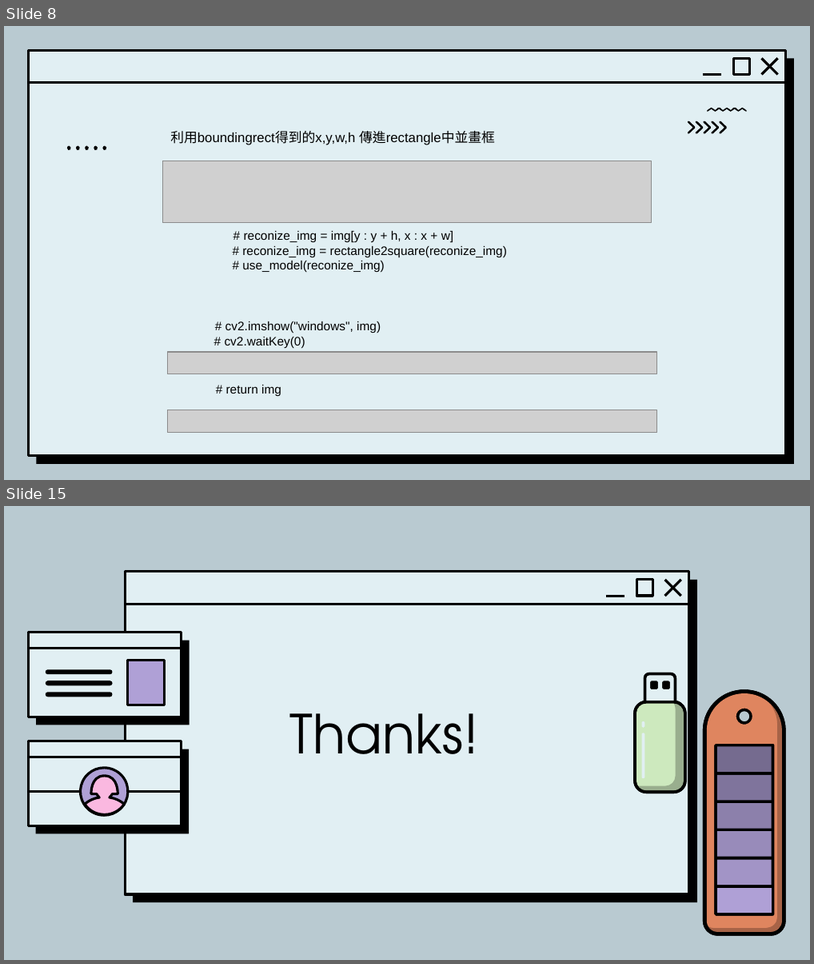
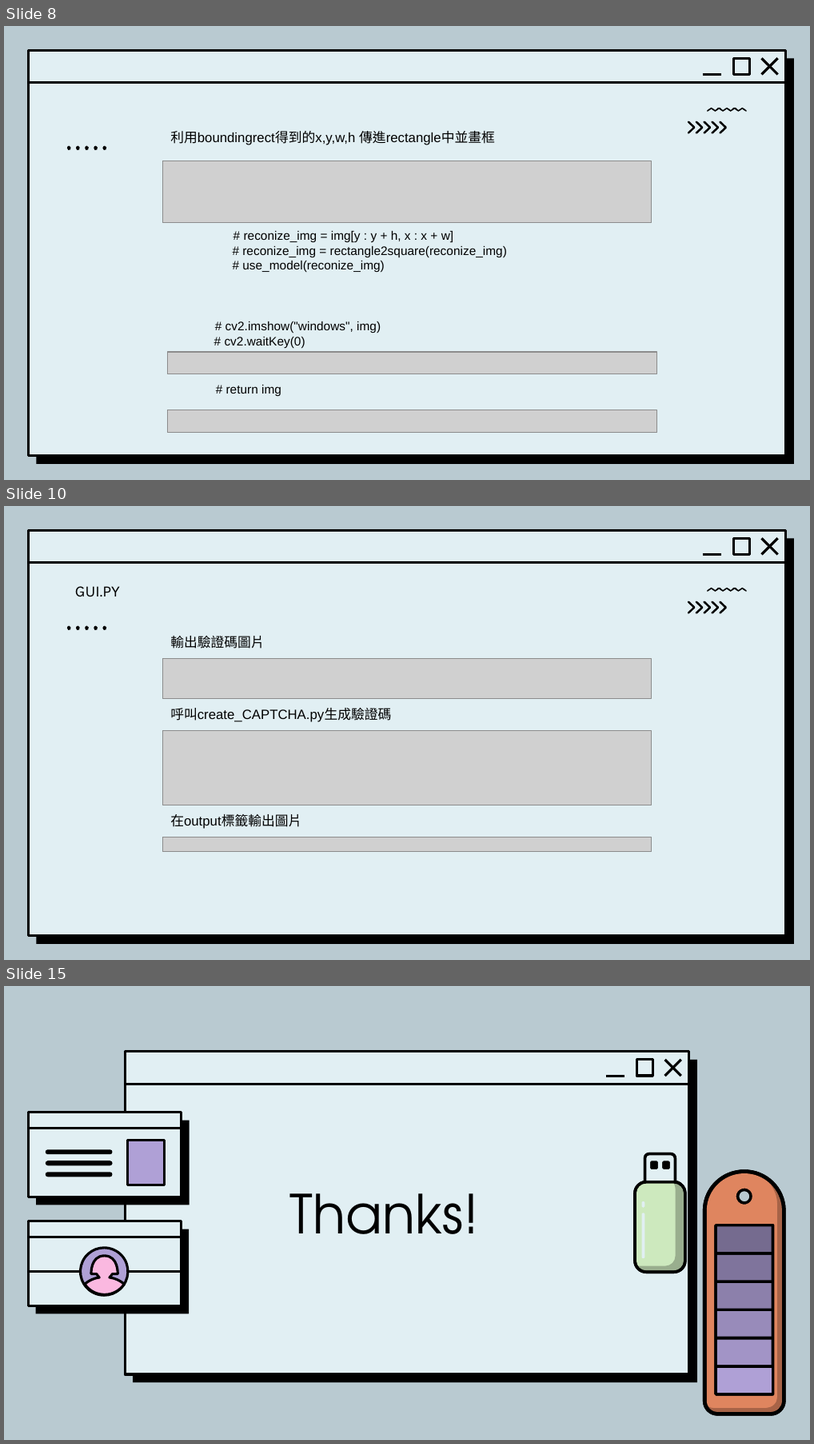
Before and after one commit to JFY1104/Multimedia_Project, a slide deck: 多媒體-驗證碼解析.pptx. Shown one above the other, each under a label of ours: slides 8 and 15 before the commit, slides 8, 10 and 15 after it; the slides between them are not shown. The pictures are 814x964 and 814x1444 pixels, drawn with LibreOffice and Linux fonts; fonts in the diff are those of the drawing; grey boxes stand for pictures; background and template pictures are left out. Boxes give left, top, right and bottom in pixels: in the first picture for what was removed or moved away, otherwise in the second. Text is boxed around its words. In the diff, an @@ line names an element or a change of style, - is before the commit and + after.

```diff
--- a/多媒體-驗證碼解析.pptx
+++ b/多媒體-驗證碼解析.pptx
@@ slide 10 added at (x1=4, y1=506, x2=810, y2=960), background #B9CAD1; not listed: 7 template elements that a slide beside it also shows @@
@@ text added at (x1=75, y1=586, x2=120, y2=597), 14 pt, text #000000 @@
+GUI.PY
@@ freeform shape added at (x1=687, y1=600, x2=727, y2=615), fill #000000 @@
@@ freeform shape added at (x1=707, y1=587, x2=747, y2=592), fill #000000 @@
@@ freeform shape added at (x1=67, y1=625, x2=107, y2=631), fill #000000 @@
@@ text added at (x1=170, y1=636, x2=264, y2=648), 12 pt, text #000000 @@
+輸出驗證碼圖片
@@ picture added at (x1=163, y1=659, x2=652, y2=699) @@
@@ text added at (x1=170, y1=708, x2=391, y2=722), 12 pt, text #000000 @@
+呼叫create_CAPTCHA.py生成驗證碼
@@ picture added at (x1=163, y1=730, x2=652, y2=804) @@
@@ text added at (x1=170, y1=814, x2=302, y2=828), 12 pt, text #000000 @@
+在output標籤輸出圖片
@@ picture added at (x1=163, y1=836, x2=652, y2=851) @@
```
Also in this commit, not shown: 5 slides changed, 1 slide removed.
